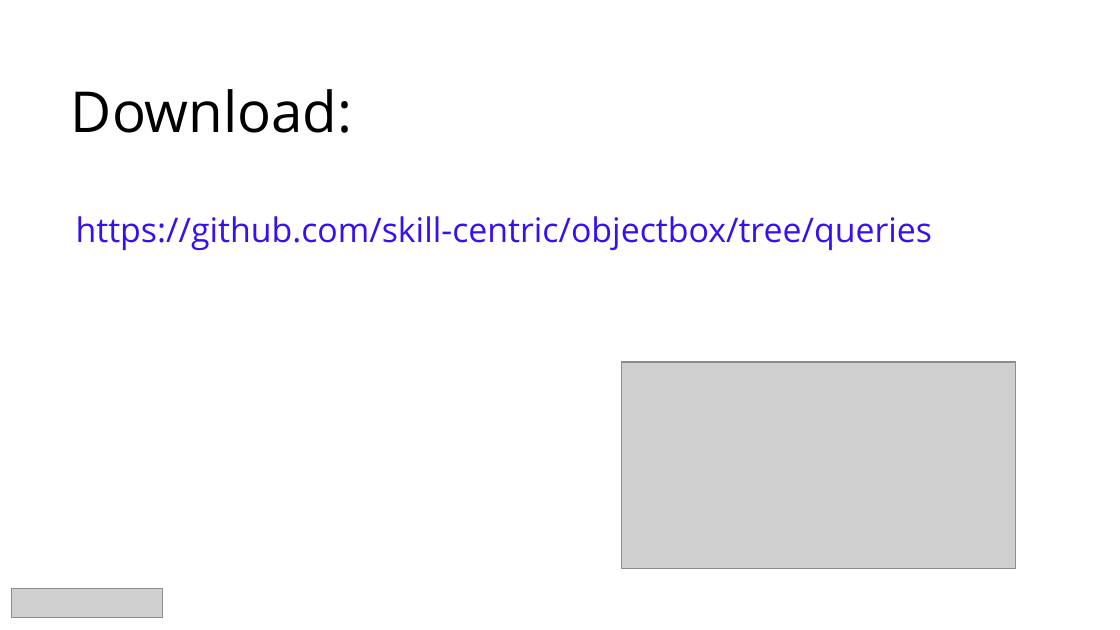
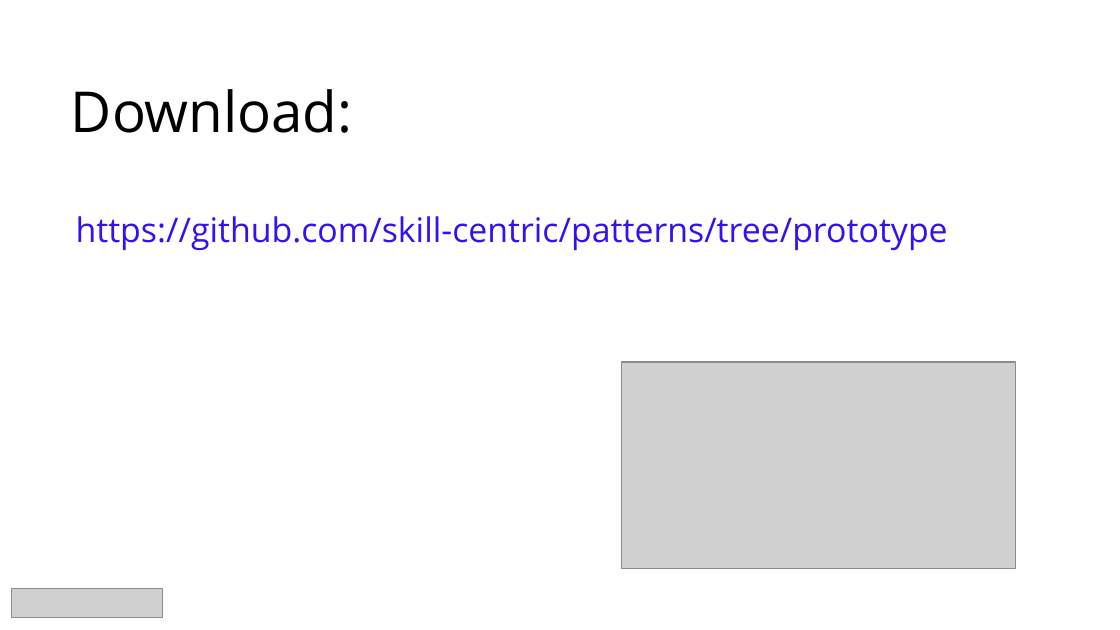
Before and after one commit to skill-centric/utils, a slide deck: slide 5 of src/main/resources/slide-template.pptx (slide 2 before the commit). Drawn at 1120x630 pixels with LibreOffice and Linux fonts; fonts in the diff are those of the drawing; grey boxes stand for pictures. Boxes give left, top, right and bottom in pixels: in the first picture for what was removed or moved away, otherwise in the second. Text is boxed around its words. In the diff, an @@ line names an element or a change of style, - is before the commit and + after.

```diff
--- a/src/main/resources/slide-template.pptx
+++ b/src/main/resources/slide-template.pptx
@@ text at bbox=[76, 216, 948, 250]: text changed @@
-https://github.com/skill-centric/objectbox/tree/queries
+https://github.com/skill-centric/patterns/tree/prototype
```
Also in this commit, not shown: 1 other slide changed, 3 slides added, 12 slides removed.
